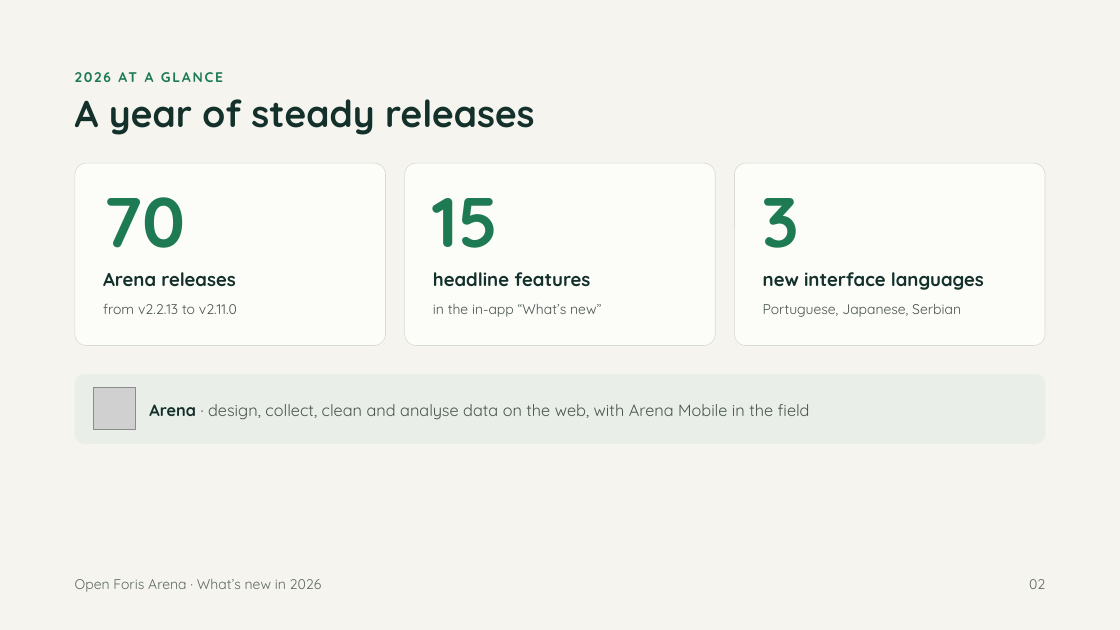
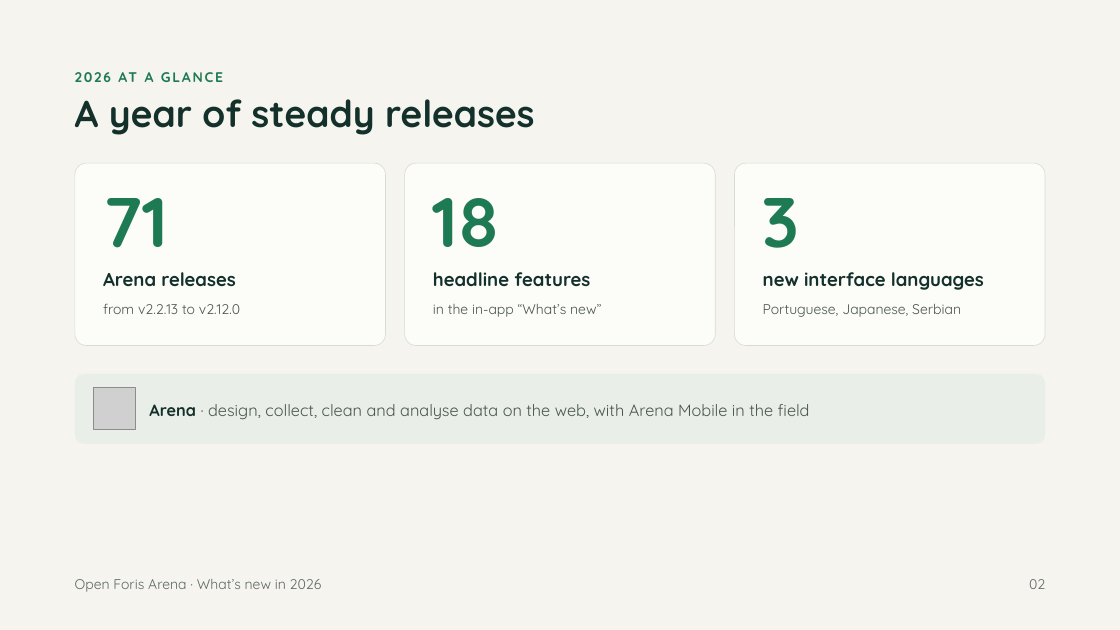
Before and after one commit to openforis/arena, a slide deck: slide 2 of docs/whats-new-2026/arena-whats-new-2026.pptx. Drawn at 1120x630 pixels with LibreOffice and Linux fonts; fonts in the diff are those of the drawing; grey boxes stand for pictures. Boxes give left, top, right and bottom in pixels: in the first picture for what was removed or moved away, otherwise in the second. Text is boxed around its words. In the diff, an @@ line names an element or a change of style, - is before the commit and + after.

```diff
--- a/docs/whats-new-2026/arena-whats-new-2026.pptx
+++ b/docs/whats-new-2026/arena-whats-new-2026.pptx
@@ text at <box>103,198,168,248</box>: text changed @@
-70
+71
@@ text at <box>433,198,500,247</box>: text changed @@
-15
+18
@@ text at <box>103,303,240,314</box>: text changed @@
-from v2.2.13 to v2.11.0
+from v2.2.13 to v2.12.0
```
Also in this commit, not shown: 6 other slides changed, 3 slides added, 1 other file.
